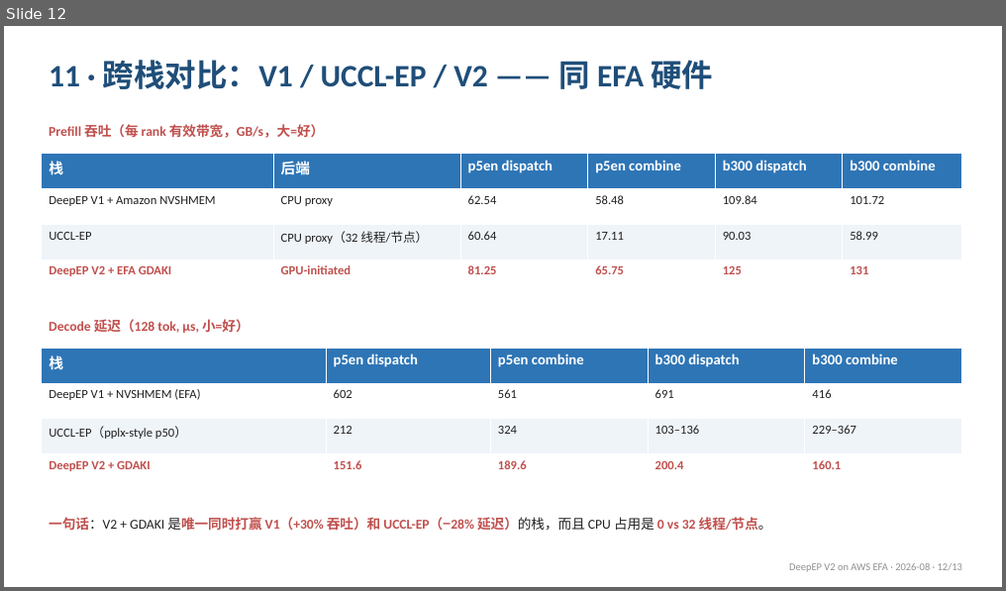
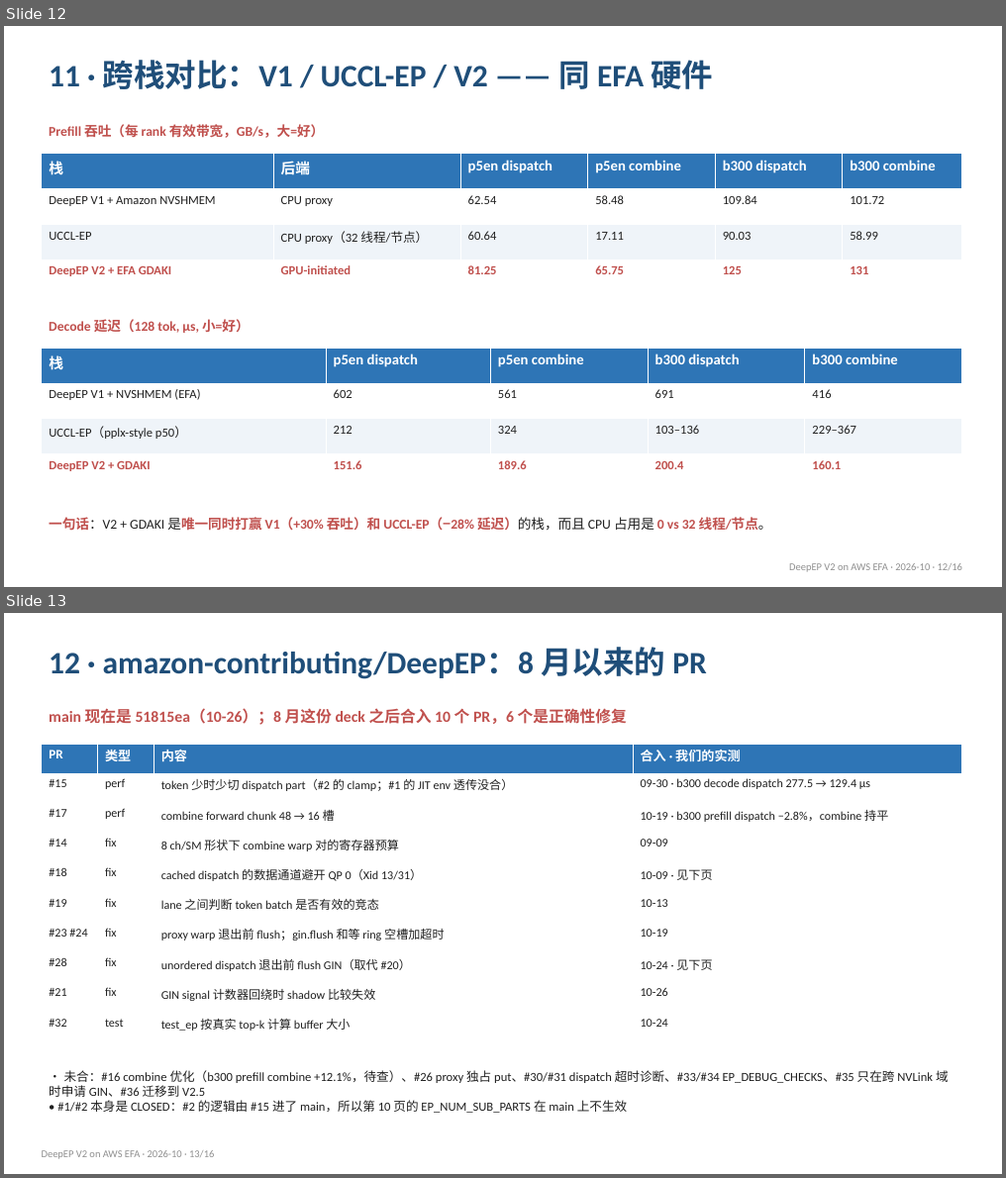
Before and after one commit to whn09/ep-benchmarks-efa, a slide deck: deepep-v2-efa-official/docs/DeepEPv2_on_EFA.pptx. Shown one above the other, each under a label of ours: slide 12 before the commit, slides 12 and 13 after it. The pictures are 1006x591 and 1006x1178 pixels, drawn with LibreOffice and Linux fonts; fonts in the diff are those of the drawing. Boxes give left, top, right and bottom in pixels: in the first picture for what was removed or moved away, otherwise in the second. Text is boxed around its words. In the diff, an @@ line names an element or a change of style, - is before the commit and + after.

```diff
--- a/deepep-v2-efa-official/docs/DeepEPv2_on_EFA.pptx
+++ b/deepep-v2-efa-official/docs/DeepEPv2_on_EFA.pptx
@@ slide 13 added at box(4, 613, 1002, 1174), background #FFFFFF @@
@@ text added at box(49, 647, 706, 679), 30 pt, text #1F4E79, bold @@
+12 · amazon-contributing/DeepEP：8 月以来的 PR
@@ text added at box(49, 708, 627, 725), 15 pt, text #C0504D, bold @@
+main 现在是 51815ea（10-26）；8 月这份 deck 之后合入 10 个 PR，6 个是正确性修复
@@ table added at box(42, 744, 962, 1044), 10 rows, 4 columns @@
+PR | 类型 | 内容 | 合入 · 我们的实测
+#15 | perf | token 少时少切 dispatch part（#2 的 clamp；#1 的 JIT env 透传没合） | 09-30 · b300 decode dispatch 277.5 → 129.4 µs
+#17 | perf | combine forward chunk 48 → 16 槽 | 10-19 · b300 prefill dispatch −2.8%，combine 持平
+#14 | fix | 8 ch/SM 形状下 combine warp 对的寄存器预算 | 09-09
+#18 | fix | cached dispatch 的数据通道避开 QP 0（Xid 13/31） | 10-09 · 见下页
+#19 | fix | lane 之间判断 token batch 是否有效的竞态 | 10-13
+#23 #24 | fix | proxy warp 退出前 flush；gin.flush 和等 ring 空槽加超时 | 10-19
+#28 | fix | unordered dispatch 退出前 flush GIN（取代 #20） | 10-24 · 见下页
+#21 | fix | GIN signal 计数器回绕时 shadow 比较失效 | 10-26
+#32 | test | test_ep 按真实 top-k 计算 buffer 大小 | 10-24
@@ text added at box(49, 1070, 948, 1113), 12 pt, text #202020 @@
+• 未合：#16 combine 优化（b300 prefill combine +12.1%，待查）、#26 proxy 独占 put、#30/#31 dispatch 超时诊断、#33/#34 EP_DEBUG_CHECKS、#35 只在跨 NVLink 域时申请 GIN、#36 迁移到 V2.5
+• #1/#2 本身是 CLOSED：#2 的逻辑由 #15 进了 main，所以第 10 页的 EP_NUM_SUB_PARTS 在 main 上不生效
@@ text added at box(42, 1151, 214, 1159), 10 pt, text #909090 @@
+DeepEP V2 on AWS EFA · 2026-10 · 13/16
@@ slide 12 changed as well @@
@@ text at box(789, 564, 962, 572): text changed @@
-DeepEP V2 on AWS EFA · 2026-08 · 12/13
+DeepEP V2 on AWS EFA · 2026-10 · 12/16
```
Also in this commit, not shown: 12 other slides changed, 2 other slides added, 2 other files.
